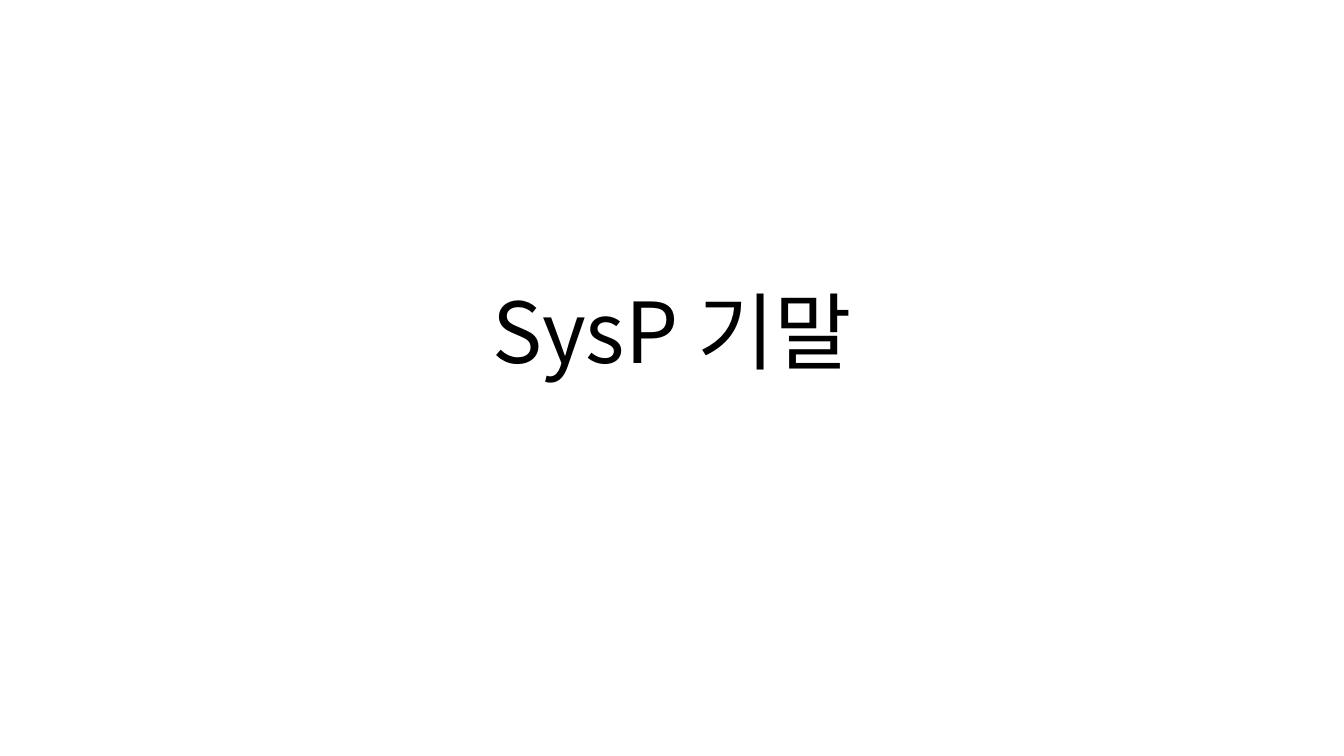
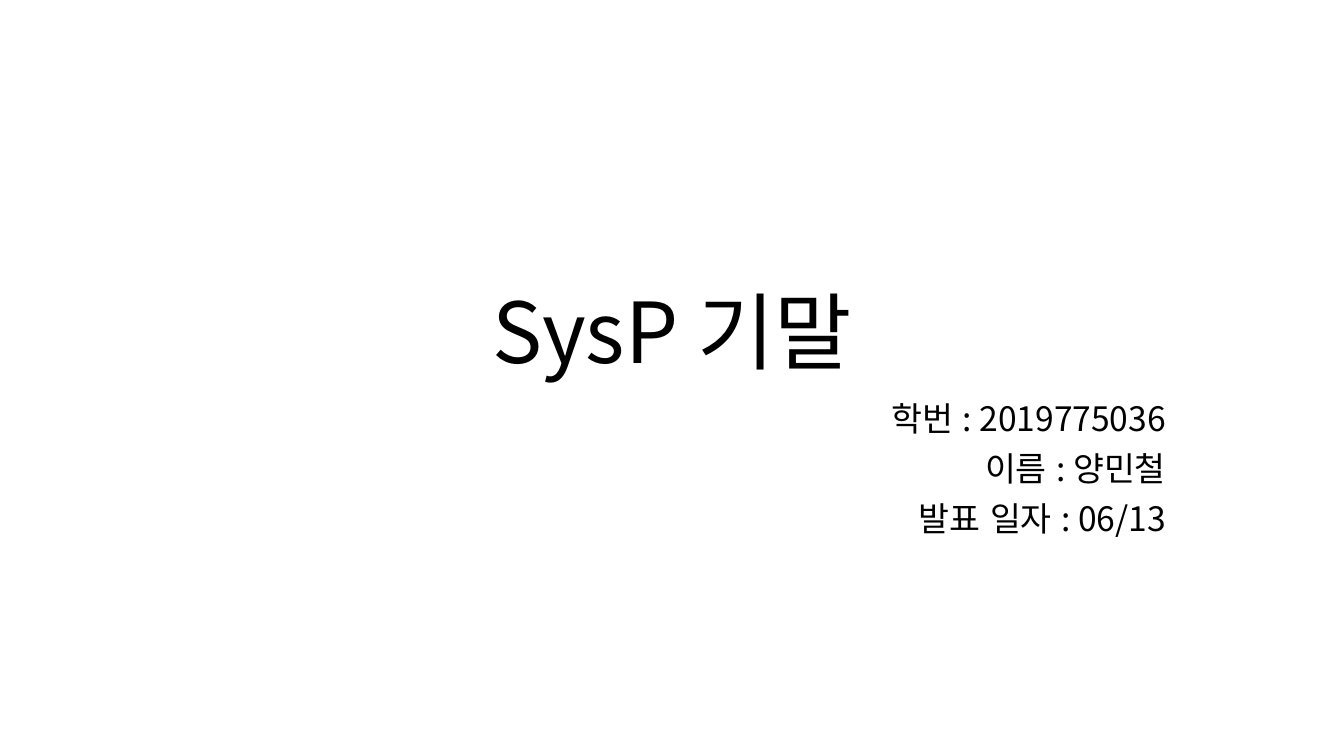
Before and after one commit to alscjf1329/SysP_3-1, a slide deck: slide 1 of Sys_final/SysP 기말.pptx. Drawn at 1344x756 pixels with LibreOffice and Linux fonts; fonts in the diff are those of the drawing. Boxes give left, top, right and bottom in pixels: in the first picture for what was removed or moved away, otherwise in the second. Text is boxed around its words. In the diff, an @@ line names an element or a change of style, - is before the commit and + after.

```diff
--- a/Sys_final/SysP 기말.pptx
+++ b/Sys_final/SysP 기말.pptx
@@ subtitle added at [891, 403, 1166, 537], 24 pt, text #000000 @@
+학번 : 2019775036
+이름 : 양민철
+발표 일자 : 06/13
```
Also in this commit, not shown: 2 other slides changed, 6 slides added, 1 slide removed, 5 other files.
